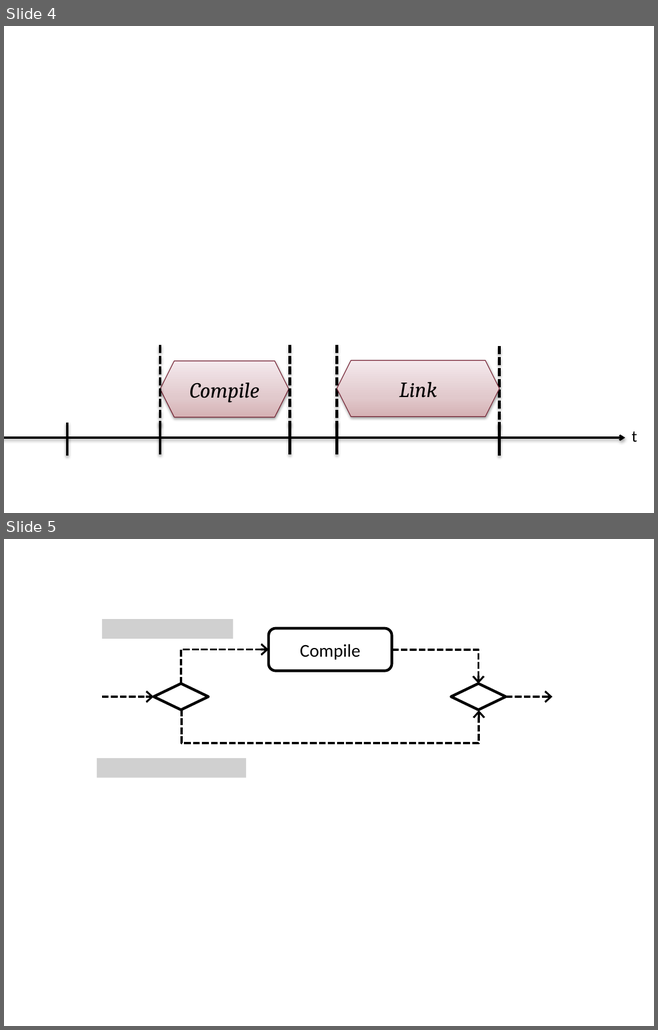
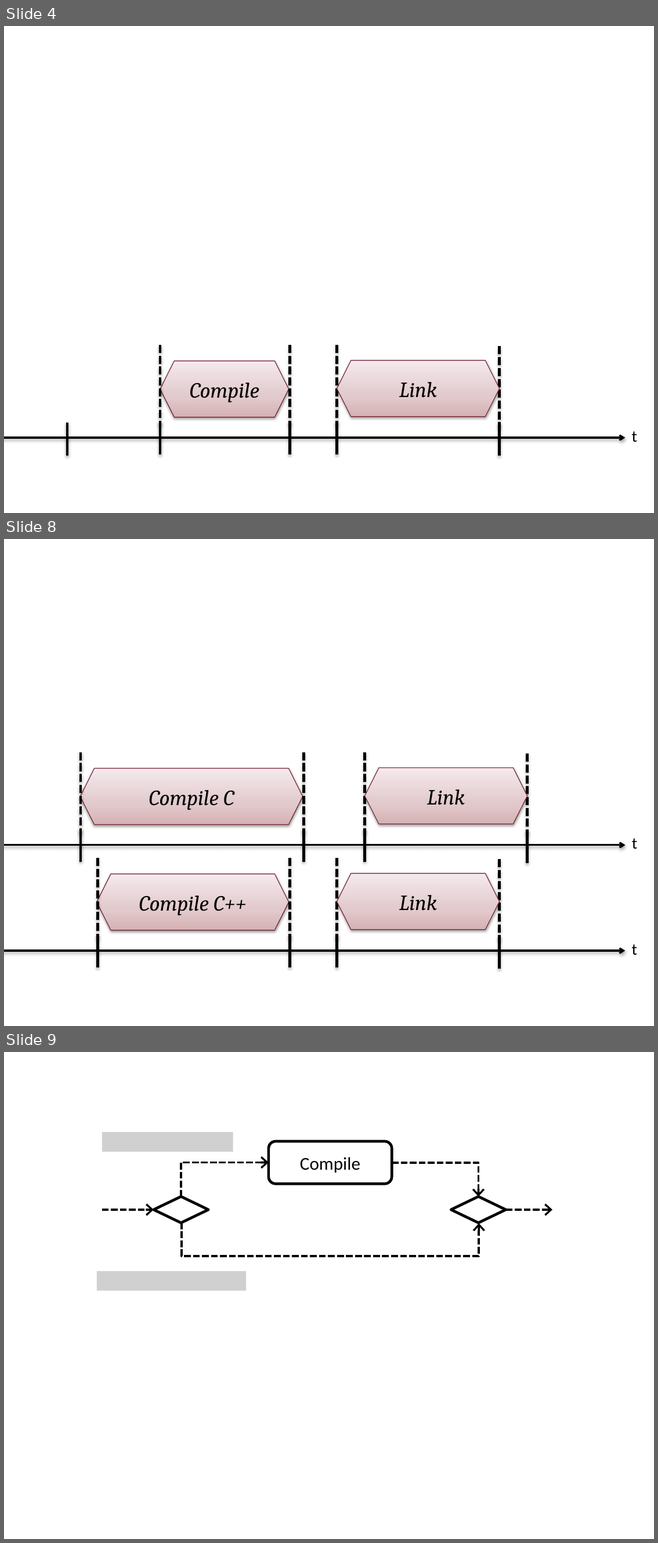
Before and after one commit to lezsakdomi/remo-jegyzet, a slide deck: folyamatmodellezes/figures/szintaxis.pptx. Shown one above the other, each under a label of ours: slides 4 and 5 before the commit, slides 4, 8 and 9 after it; the slides between them are not shown. The pictures are 658x1030 and 658x1543 pixels, drawn with LibreOffice and Linux fonts; fonts in the diff are those of the drawing; grey boxes stand for pictures. Boxes give left, top, right and bottom in pixels: in the first picture for what was removed or moved away, otherwise in the second. Text is boxed around its words. In the diff, an @@ line names an element or a change of style, - is before the commit and + after.

```diff
--- a/folyamatmodellezes/figures/szintaxis.pptx
+++ b/folyamatmodellezes/figures/szintaxis.pptx
@@ slide 8 added at <box>4,539,654,1026</box>, background #FFFFFF @@
@@ line added from (81, 752) to (81, 834), #000000 3 pt dashed @@
@@ line added from (303, 752) to (303, 834), #000000 3 pt dashed @@
@@ line added from (365, 752) to (365, 834), #000000 3 pt dashed @@
@@ line added from (527, 754) to (527, 835), #000000 3 pt dashed @@
@@ hexagon added at <box>80,768,302,825</box>, fill gradient #D6B1B5 to #E2C9CC to #F4EAEB, outline #752234 0.75 pt, 24 pt, text #000000, italic @@
+Compile C
@@ hexagon added at <box>365,768,527,824</box>, fill gradient #D6B1B5 to #E2C9CC to #F4EAEB, outline #752234 0.75 pt, 24 pt, text #000000, italic @@
+Link
@@ line added from (81, 828) to (81, 862), #000000 3 pt @@
@@ line added from (303, 828) to (303, 862), #000000 3 pt @@
@@ line added from (365, 828) to (365, 862), #000000 3 pt @@
@@ line added from (527, 830) to (527, 863), #000000 3 pt @@
@@ arrow added from (4, 845) to (625, 845), #000000 2 pt @@
@@ text added at <box>632,838,637,849</box>, 18 pt, text #000000 @@
+t
@@ line added from (97, 858) to (97, 940), #000000 3 pt dashed @@
@@ line added from (290, 858) to (290, 940), #000000 3 pt dashed @@
@@ line added from (336, 858) to (336, 940), #000000 3 pt dashed @@
@@ line added from (499, 859) to (499, 941), #000000 3 pt dashed @@
@@ hexagon added at <box>97,874,289,931</box>, fill gradient #D6B1B5 to #E2C9CC to #F4EAEB, outline #752234 0.75 pt, 24 pt, text #000000, italic @@
+Compile C++
@@ hexagon added at <box>336,874,499,930</box>, fill gradient #D6B1B5 to #E2C9CC to #F4EAEB, outline #752234 0.75 pt, 24 pt, text #000000, italic @@
+Link
@@ line added from (97, 934) to (97, 968), #000000 3 pt @@
@@ line added from (290, 934) to (290, 968), #000000 3 pt @@
@@ line added from (336, 934) to (336, 968), #000000 3 pt @@
@@ line added from (499, 935) to (499, 969), #000000 3 pt @@
@@ arrow added from (4, 951) to (625, 951), #000000 2 pt @@
@@ text added at <box>632,944,637,955</box>, 18 pt, text #000000 @@
+t
@@ what was slide 5 is now slide 9 @@
```
Also in this commit, not shown: 3 other slides added, 7 other files.
